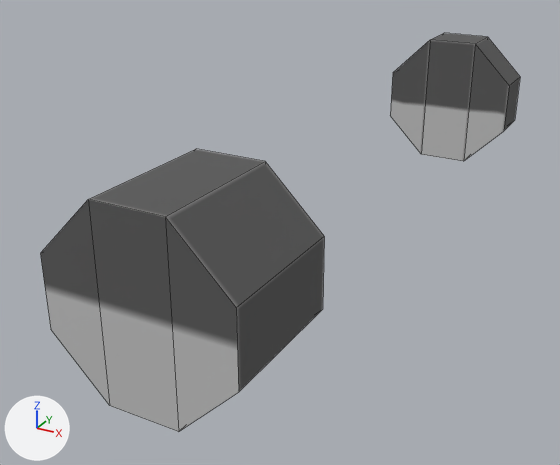
One commit to the OBJ model src/main/resources/assets/immersiveindustry/models/block/multiblocks/rotary_kiln_rotor.obj: the scene before it, then after it.
The view is the same before and after, from a 50 mm lens placed at (2.47, -3.73, 2.2), pointed at (-0.46, 1.61, -0.47). Every picture has the same lights, and +X, +Y and +Z are marked at lower left. Mesh edges are drawn as thin lines. Where no turn or scale is listed for an object, it has been applied to the vertices.

The first picture shows 'rotorInEnd', 'rotorOutEnd'.
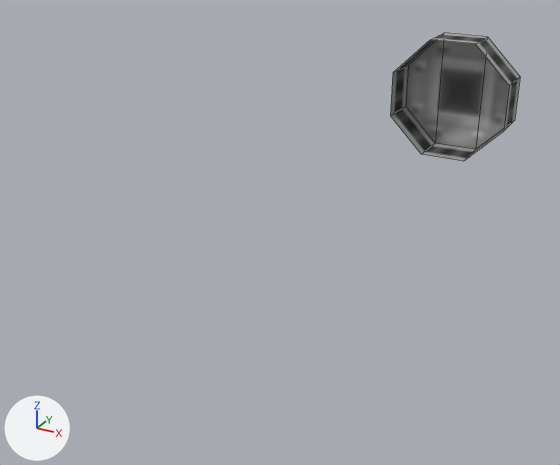
What differs and where, as boxes (x1, y1, x2, y2) in the pictures (560 x 465 px):
'rotorOutEnd', deleted: before (40, 149, 324, 431)
part 1 of me_rotorinend, deleted: before (390, 40, 509, 161)
part 2 of me_rotorinend, recoloured: before (431, 33, 520, 130); after (390, 33, 520, 161)

The change, as a list of edits to the scene's bpy script:
```text
Add img_rotary_kiln_base:
    img_rotary_kiln_base = load_image('rotary_kiln_base', '../../../textures/block/multiblocks/rotary_kiln_base.png', 128, 128, 'sRGB')
Add mat_m_1:
    mat_m_1 = principled_material('m_1')
    mat_m_1.texture = img_rotary_kiln_base
    mat_m_1.roughness = 1.0
Change me_rotorinend:
    used by ob_rotorinend; location = (0.0, 0.0, 0.0)
    verts and faces of me_rotorinend; kept vertices keep their numbers, new ones are numbered from 16
    before: 0 (0.25, 4.625, 0.719) at pixel (475, 43), 2 (0.25, 4.625, -0.594) at pixel (463, 161), 4 (-0.25, 4.625, 0.719) at pixel (430, 39), 6 (-0.25, 4.625, -0.594) at pixel (421, 154), 8 (0.656, 4.625, 0.312) at pixel (509, 85)
    before: 10 (0.656, 4.625, -0.188) at pixel (503, 131), 12 (-0.656, 4.625, 0.312) at pixel (392, 72), 14 (-0.656, 4.625, -0.188) at pixel (390, 115)
    remove me_rotorinend.from_pydata(...)  # 16 vertices, 14 faces; spans x -0.656..0.656, y 4.625..5.125, z -0.594..0.719
    add me_rotorinend.from_pydata(...)  # 16 vertices, 11 faces; spans x -0.656..0.656, y 4.625..5.125, z -0.594..0.719
    me_rotorinend part 1
    add delete_faces([(4, 12, 14, 6), (0, 2, 10, 8), (0, 4, 6, 2)])
    me_rotorinend part 2: 11 faces spanning x -0.656..0.656, y 4.625..5.125, z -0.594..0.719 switch from mat_m_0 (picture img_checkbase128) to mat_m_1 (picture img_rotary_kiln_base)
Remove ob_rotoroutend:
    ob_rotoroutend = bpy.data.objects.new('rotorOutEnd', me_rotoroutend)
    ob_rotoroutend.location = (0.0, 0.0, 0.0)
```
